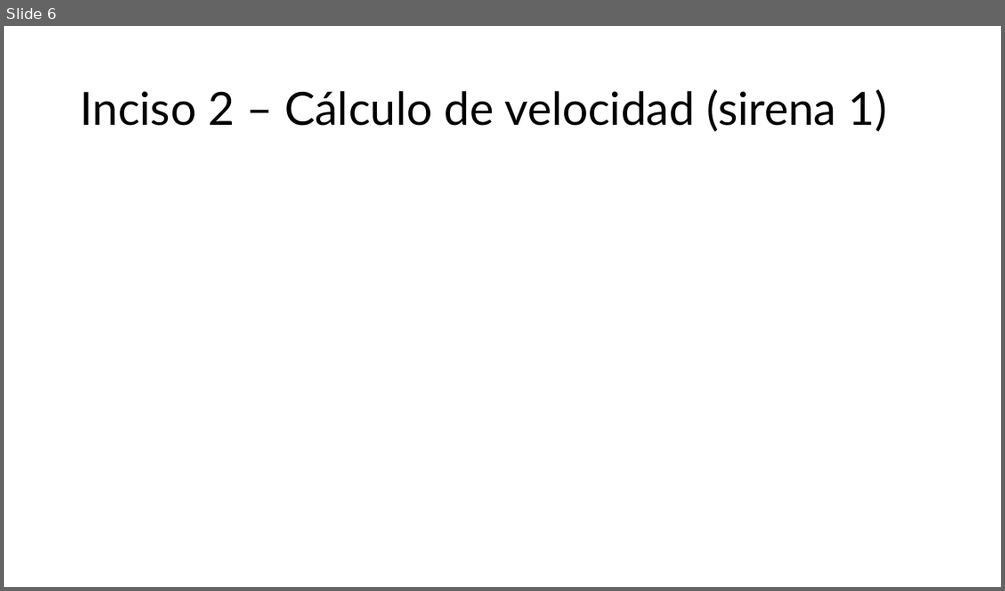
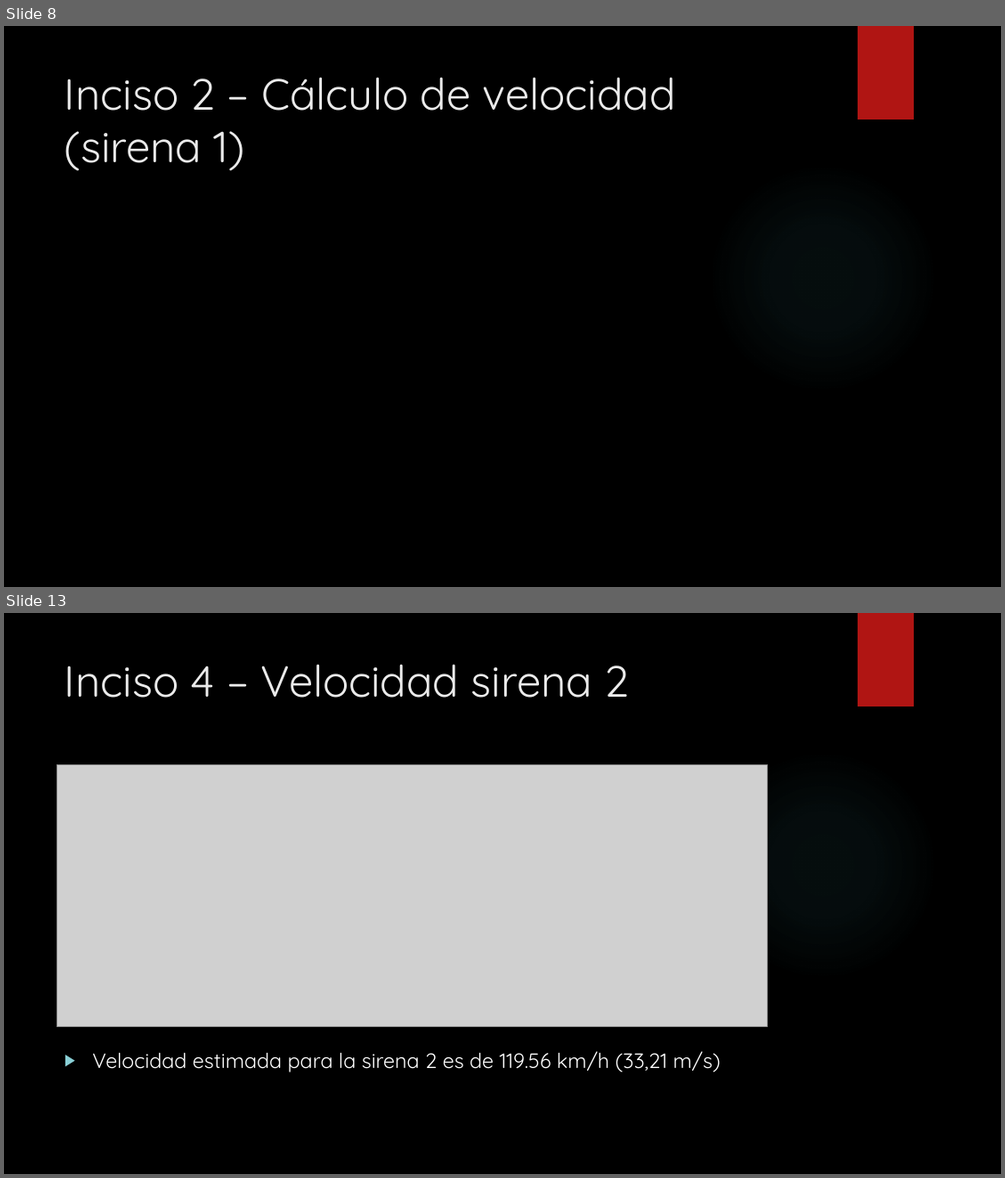
Before and after one commit to pabloDLQ/tp1-analisis-numerico, a slide deck: Presentación/Propuesta TP1 Análisis Numérico.pptx. Shown one above the other, each under a label of ours: slide 6 before the commit, slides 8 and 13 after it; the slides between them are not shown. The pictures are 1005x591 and 1005x1178 pixels, drawn with LibreOffice and Linux fonts; fonts in the diff are those of the drawing; grey boxes stand for pictures; background and template pictures are left out. Boxes give left, top, right and bottom in pixels: in the first picture for what was removed or moved away, otherwise in the second. Text is boxed around its words. In the diff, an @@ line names an element or a change of style, - is before the commit and + after.

Commit message:
Add FFT images, PDFs; remove analizar_item2.py
Replace original siren images with FFT versions, add deliverable and presentation PDFs, and update presentation assets. Changes include: modified Entregable.docx and added Entregable.pdf; removed Imagenes/Sirena1_Original.png and Imagenes/Sirena2_Original.png and added Sirena1_Originalfft.png and Sirena2_Originalfft.png; added Presentación/Guion.docx and Presentación/Guion.pdf; updated Presentación/Propuesta TP1 Análisis Numérico.pptx; and deleted src/analizar_item2.py (obsolete analysis script).

```diff
--- a/Presentación/Propuesta TP1 Análisis Numérico.pptx
+++ b/Presentación/Propuesta TP1 Análisis Numérico.pptx
@@ slide 13 added at <box>4,613,1001,1174</box>, background picture (left out); not listed: 2 template elements that a slide beside it also shows @@
@@ title added at <box>65,664,630,698</box>, 42 pt, text #EBEBEB @@
+Inciso 4 – Velocidad sirena 2
@@ picture added at <box>57,765,768,1027</box> @@
@@ text added at <box>92,1051,720,1072</box>, 20 pt, text #FFFFFF @@
+▶ Velocidad estimada para la sirena 2 es de 119.56 km/h (33,21 m/s)
@@ what was slide 6 is now slide 8 @@
@@ slide 8 changed as well @@
@@ background #FFFFFF to picture (left out) @@
@@ rectangle added at <box>858,26,914,119</box>, fill #B01513 @@
@@ title "Inciso 2 – Cálculo de ...": place and size @@
-title "Inciso 2 – Cálculo de ..." at <box>80,89,887,132</box>
+title "Inciso 2 – Cálculo de ..." at <box>65,77,676,171</box>
@@ title "Inciso 2 – Cálculo de ..." at <box>65,77,676,171</box>: size 44 to 42 pt, font Lato to Quicksand, text colour #000000 to #EBEBEB; line spacing 0.9 to 1; vertical alignment middle to top @@
@@ ellipse added at <box>708,163,938,394</box>, fill gradient #50B9C1 @@
```
Also in this commit, not shown: 6 other slides changed, 6 other slides added, 6 slides removed, 9 other files.
